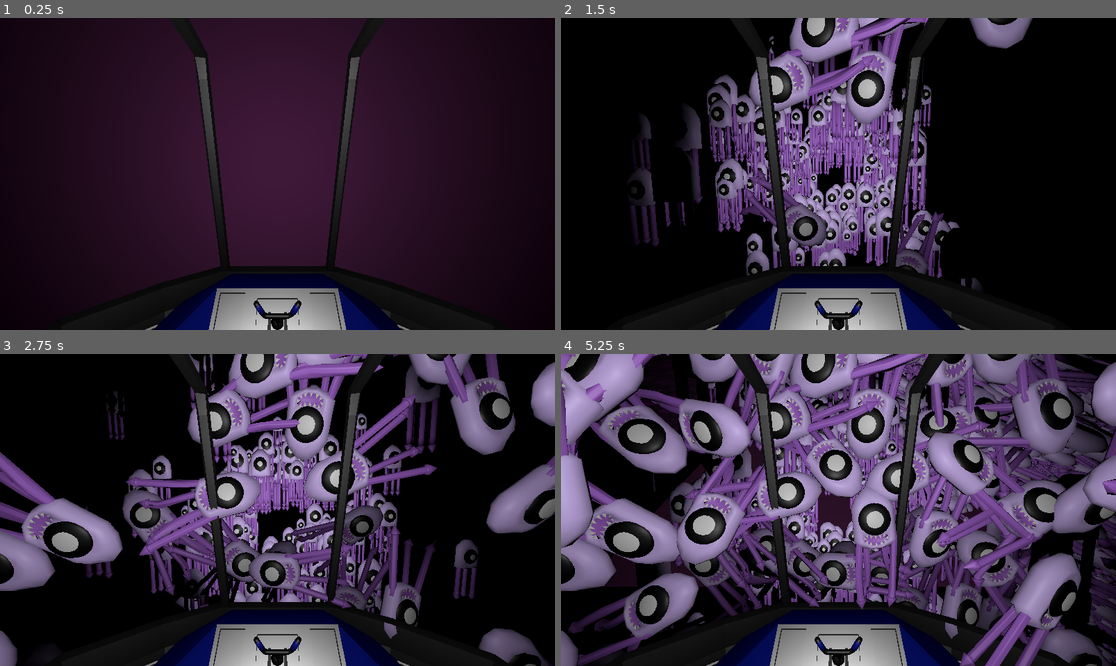
Above: before the commit, frames 1-4 (two rows, left to right).
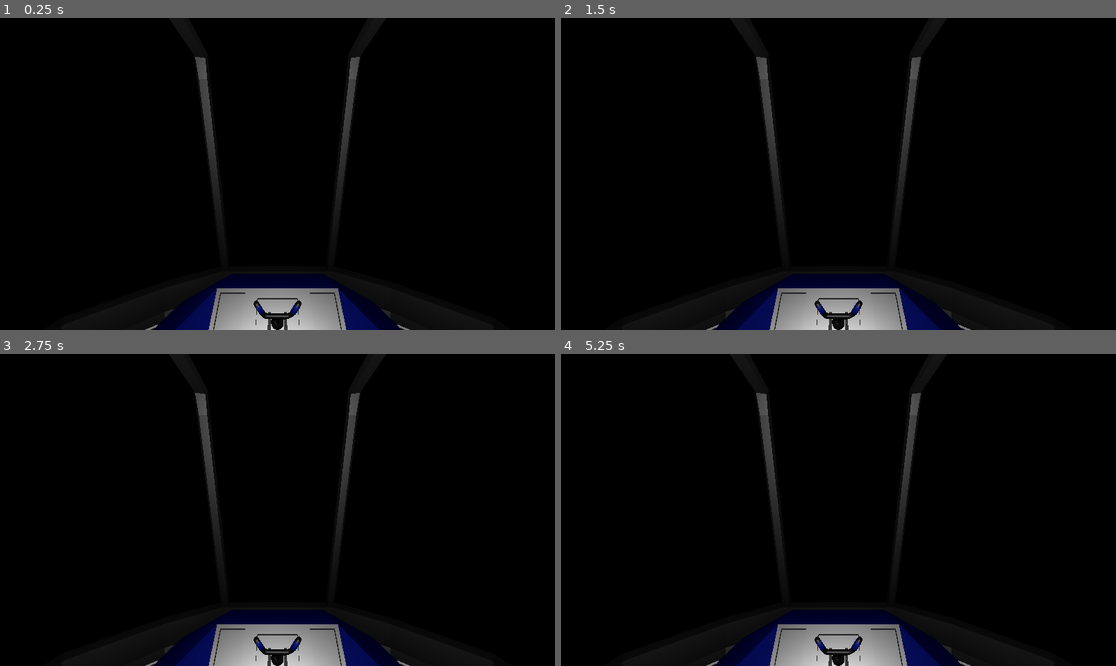
Above: after the commit, the same moments.

Repository: Adam-Gallina/ldj56
Game: Godot game, scene res://game.tscn
The game is run twice, just before and just after one commit, with the same random seed, the same clock (stepped at 60 frames per second) and the same inputs.
Inputs (mouse positions are in pixels of both pictures, inside the frame that each line leads up to):
- Up to frame 1 (0.25 s): no input
- Up to frame 2 (1.5 s): move the mouse to (866, 174) at 0.52 s; hold Space (input_action) 0.53-1.28 s; hold W (input_up) from 0.53 s (still down); move the mouse to (810, 174) at 1.27 s; click (810, 174) at 1.35 s
- Up to frame 3 (2.75 s): keep holding W (input_up); move the mouse to (288, 503) at 2.02 s; hold Shift from 2.03 s (still down)
- Up to frame 4 (5.25 s): keep holding W (input_up); move the mouse to (832, 516) at 2.77 s; release Shift at 2.78 s; tap Space (input_action) at 2.85 s; move the mouse to (877, 513) at 3.52 s; click (877, 513) at 3.6 s; move the mouse to (794, 506) at 4.27 s; tap Shift at 4.35 s; move the mouse to (844, 510) at 5.02 s; hold Space (input_action) from 5.03 s (still down)

The runs differ from the first frame. In frame 1, 64% of the frame differs, in the area x 7-93%, y 0-100%; in frame 2, 22%; in frame 3, 36%; in frame 4, 65%, in the area x 0-100%, y 0-100%.

Commit message:
Created build pipeline

Diff:
--- a/Ship/ship.tscn
+++ b/Ship/ship.tscn
@@ -197,10 +197,10 @@
 
 [node name="DeathAlienPositions" type="Node3D" parent="."]
 script = SubResource("GDScript_4ucug")
-show_step = 0.25
+show_step = 0.35
 
 [node name="Timer" type="Timer" parent="DeathAlienPositions"]
-wait_time = 0.2
+wait_time = 0.15
 
 [node name="BotLeft" type="Node3D" parent="DeathAlienPositions"]
 transform = Transform3D(0.1, 0, 0, 0, 0.1, 0, 0, 0, 0.1, 1.06733, 1.19209e-07, 1.3803)
@@ -524,7 +524,6 @@
 
 [node name="MeshInstance3D" type="MeshInstance3D" parent="CPUParticles3D"]
 transform = Transform3D(1, 0, 0, 0, -4.37114e-08, 1, 0, -1, -4.37114e-08, 0, 0, 200)
-visible = false
 material_override = ExtResource("14_174mg")
 mesh = SubResource("PlaneMesh_spvap")
 
--- a/game.tscn
+++ b/game.tscn
@@ -19,6 +19,7 @@
 
 [node name="PlayerShip" parent="." instance=ExtResource("1_6sloi")]
 unique_name_in_owner = true
+transform = Transform3D(1, 0, 0, 0, 1, 0, 0, 0, 1, 0, 0, -300)
 
 [node name="AttackSpawner" parent="." instance=ExtResource("4_dc0at")]
 unique_name_in_owner = true
Not shown, added: export_presets.cfg
Not shown, changed: .gitignore
